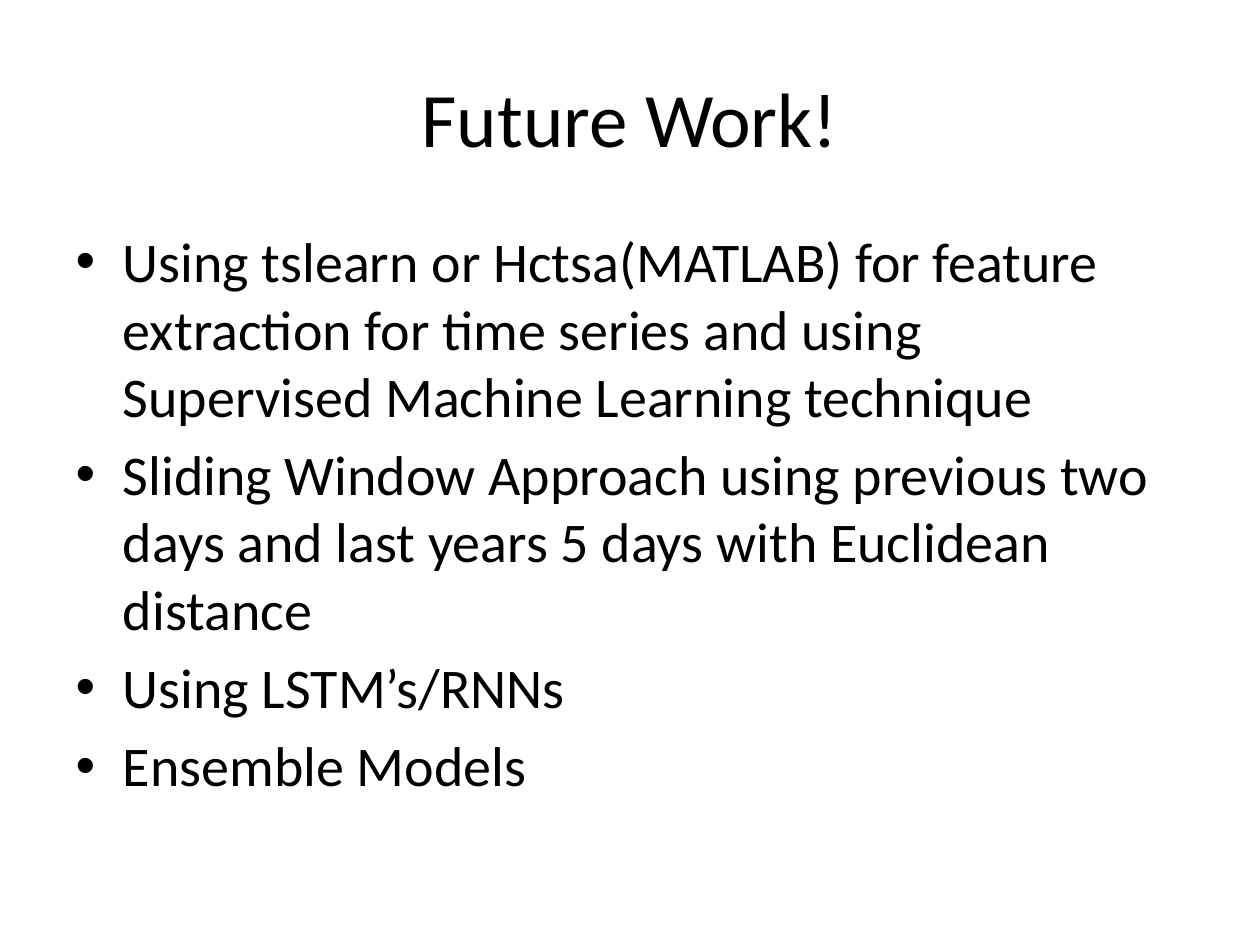
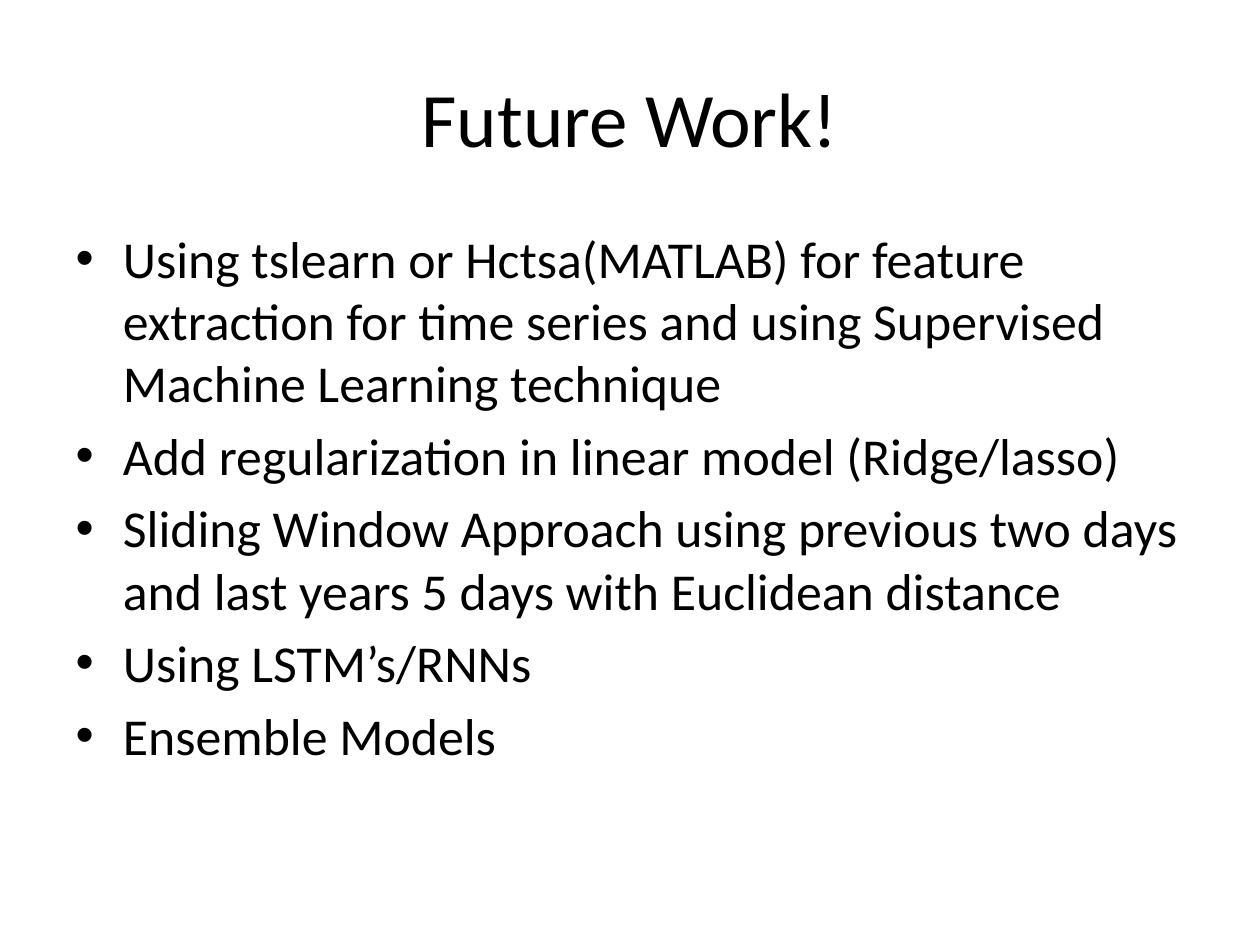
Before and after one commit to MuaazBin/multi_tsa, a slide deck: slide 4 of PPT.pptx (slide 3 before the commit). Drawn at 1260x945 pixels with LibreOffice and Linux fonts; fonts in the diff are those of the drawing. Boxes give left, top, right and bottom in pixels: in the first picture for what was removed or moved away, otherwise in the second. Text is boxed around its words. In the diff, an @@ line names an element or a change of style, - is before the commit and + after.

Commit message:
Updated PPT

```diff
--- a/PPT.pptx
+++ b/PPT.pptx
@@ text at (123, 240, 1177, 756): size 32 to 29.6 pt in "Using tslearn or Hctsa(MATLAB) for feature extraction ...", "Sliding Window Approach using previous two days ...", "Using LSTM’s/RNNs", "Ensemble Models" @@
@@ text at (123, 437, 1119, 484): paragraph added @@
+• Add regularization in linear model (Ridge/lasso)
```
Also in this commit, not shown: 1 slide added.
